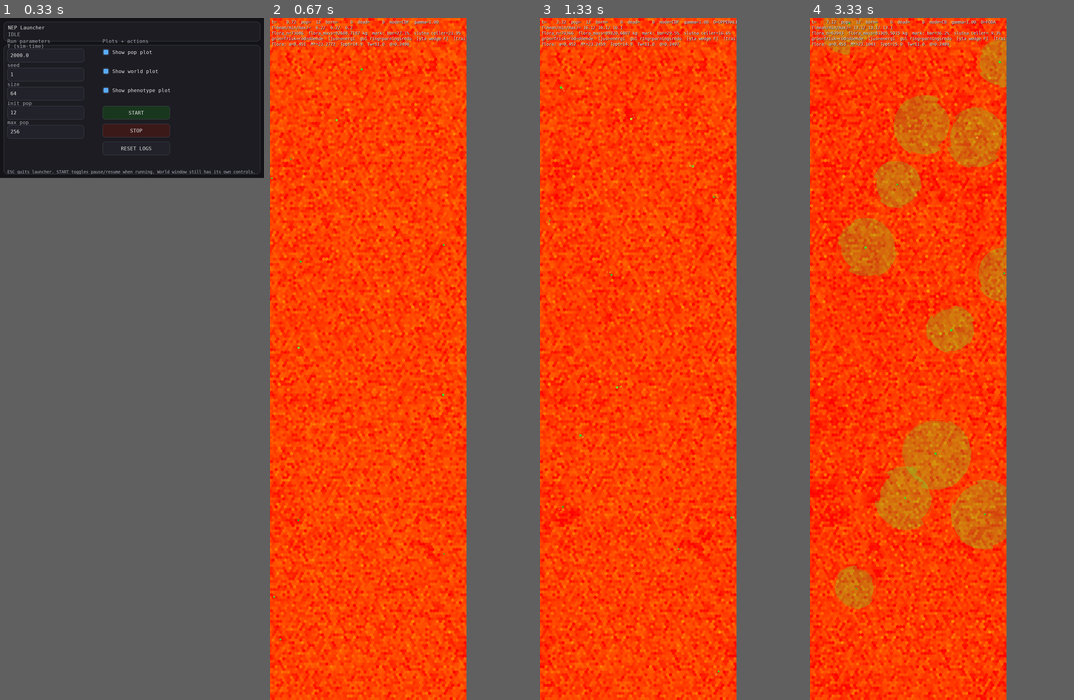
Above: before the commit, frames 1-4 (left to right).
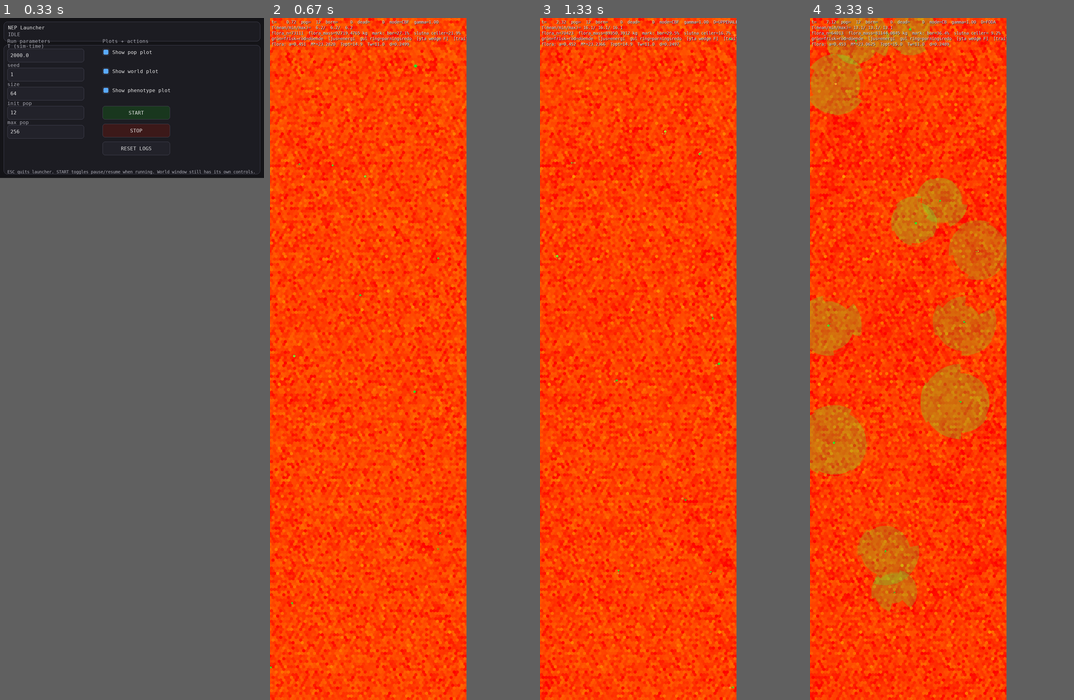
Above: after the commit, the same moments.

Repository: JoakimStorck/nep-process
Game: pygame game, started from nep_gui_launcher.py
The game is run twice, just before and just after one commit, with the same random seed, the same clock (stepped at 60 frames per second) and the same inputs.
Inputs (mouse positions are in pixels of both pictures, inside the frame that each line leads up to):
- Up to frame 1 (0.33 s): no input
- Up to frame 2 (0.67 s): click "START" at 0.38 s
- Up to frame 3 (1.33 s): hold D 0.67-1.13 s; move the mouse to (685, 461) at 0.7 s; hold W from 1.17 s (still down); move the mouse to (566, 372) at 1.2 s; tap Space at 1.23 s
- Up to frame 4 (3.33 s): release W at 1.47 s; hold D 1.5-1.97 s; move the mouse to (960, 365) at 1.53 s; tap Space at 1.57, 1.87, 2.07, 2.37, 2.63, 2.93, 3.07 s; hold A 2-2.53 s; move the mouse to (981, 536) at 2.03 s; tap 1 at 2.15 s; hold A 2.57-2.97 s; move the mouse to (894, 536) at 2.6 s; hold W from 3 s (still down); move the mouse to (902, 604) at 3.03 s

Frame 1 is identical in both runs. In frame 2, 1.0% of the frame differs, in the area x 0-75%, y 0-100%; in frame 3, 4.4%; in frame 4, 34%.

Commit message:
0172: betesytan blir bansträcka gånger kroppens räckvidd
0171 satte betesgrannskapet till en cellradie. Det mätte bäst men var fortfarande
ett cellantal, alltså ett tal utan enhet som måste sättas om vid varje geometri-
eller kadensändring. Här får det en enhet.

Bansträcka och nettoförflyttning är olika storheter. Ett betesdjur går ett par
kilometer på ett dygn och hamnar några hundra meter bort. Modellen känner bara
förflyttningen: `path_len` summerar per-tick-steg, så rakheten inom ett tick är
1,0 per konstruktion medan den uppmätta över ett liv är 0,069. Allt som skalar
med sträcka var därför underprissatt — betesytan, mötesfrekvensen,
rörelsearbetet — och allt som skalar med förflyttning var rätt. Det är därför
felet kunnat sitta osynligt: halva modellen är korrekt.

Betesytan blir en kapsel:

    A = 2 · r · L  +  π · r²
    r = graze_reach_k · body_depth(M, struktur)    kroppsskalad, 40 cm vid 1,2 kg
    L = forage_path_rate · dt                      868 m per tick = 1,4 km/dygn

och tillgången blir täthet gånger yta i stället för en summa över en cellmängd.
Grannskapet finns kvar men bara som fönstret tätheten skattas ur.

`forage_path_rate` är valt så att A blir 7,0 cellareor för den uppmätta
medianmassan 1,2 kg, alltså 0171:s regim. Uppmätt i liten6, 400 tick, tre frön:
37, 42, 37 mot 40, 40, 40, med massa per individ 1,17, 1,17, 1,37 mot 1,30, 1,26,
1,29. Neutralt inom vad tre frön upplöser, marginellt på den låga sidan.

Det som vunnits är inte beteende utan att ytan följer av `dt`: ett dygnstick ger
1,64 gånger längre bana och därmed 1,64 gånger ytan, utan att någon konstant
sätts om. Dessutom en allometrisk axel som saknats — ytan växer som M^⅓ medan
behovet växer som M^¾, vilket är varför stora betare behöver större hemområden.

Rörelsearbetet fick inte samma behandling, och det är patchens viktigaste fynd.
`E_move = dt · F_prop · speed / η` är förflyttningens arbete, och det är uppmätt
redan 10,9 procent av underhållet vid 0,476 cellbredders förflyttning per tick.
Skalat med bansträckans faktor 154 blir det tiodubbla hela budgeten.

Formen är alltså fel men storleken ligger rätt: fem till tjugofem procent på
rörelse är vad ett aktivt födosökande djur lägger. Rätt storlek, fel form.
Kommentaren om vadandet tio rader längre ner säger redan exakt detta, men bara
om korrektionstermen och inte om grundtermen. Att rätta formen kräver att
dragets konstanter prövas mot en verklig transportkostnad — en tvåkilos kropp
som går fem meter borde kosta omkring 60 J och kostar 34 450. Det står som öppen
post.

Diff:
--- a/agent.py
+++ b/agent.py
@@ -450,37 +450,65 @@
     graze_handle_h: float = 0.0111   # månader per kg
     graze_search_a: float = 4.5      # 1 / (h · B_halv)
 
-    # Betesgrannskapets radie i celler: hur långt **ut** organismen når för att
-    # beta, inte hur långt den går. Ett betande djur sträcker sig efter födan;
-    # det äter inte bara det det trampar på.
-    #
-    # Radien var `ceil(fart · dt)`, alltså härledd ur vägen. 0170 tog det
-    # steget fullt ut och lät betningen följa banan — en till två celler mot
-    # skivans sju. Det såg mer korrekt ut och var det inte. Mätt över tre frön:
-    #
-    #     variant                        bestånd      massa per individ
-    #     skiva, radie ceil(fart·dt)     41 39 38     1,24 1,39 1,33
-    #     vägen (0170)                   37 37 38     1,05 1,07 1,24
-    #     svept yta ur beteräckvidd      28 37 38     0,94 1,01 1,14
-    #     skiva, radie 1 (detta)         40 40 40     1,30 1,26 1,29
-    #
-    # Två hypoteser prövades och föll. Att höja `graze_search_a` sexfaldigt —
-    # så att halvmättnaden hamnade rätt i vägens geometri — gav **ingen**
-    # ändring i kondition: Hollings tak var inte det bindande. Och att räkna
-    # tillgången som täthet gånger svept kapselyta gjorde det sämre, eftersom
-    # tätheten då vägs mot den egna cellen, som är den mest utarmade av alla.
-    #
-    # Det skivan bar var alltså inte en tidsräckvidd utan en **rumslig**: den
-    # mindre utarmade grannringen. Uppmätt ligger den egna cellen på 0,54 av
-    # landets median och ringen på 0,63 — organismen betar ner sig själv och
-    # lever på det den når utanför. Tas ringen bort finns ingen marginal kvar.
-    #
-    # Radien är därför en egen storhet och inte en följd av farten. Att den är
-    # ett heltal i celler är en approximation som hör ihop med att `Grid` inte
-    # exponerar delceller; den fysiska räckvidden för en tvåkilos kropp är långt
-    # under en cellbredd, och att den ändå måste vara en hel cell är
-    # rörelsedeficitet uttryckt i födobudgeten. Se `docs/varldens-skala.md`.
+    # Betesgrannskapets radie i celler: fönstret som **tätheten** skattas ur.
+    # Den säger var organismen är, inte hur mycket den hinner beta av — det
+    # senare är den svepta ytan nedan. Radie 1 mätte bäst i 0171 och är
+    # oförändrad.
     graze_reach_cells: int = 1
+
+    # Beteräckvidden som andel av kroppens linjära skala, `phenotype.body_depth`.
+    # Fyra kroppslängder ger 48 cm för en tvåkilos kropp — så långt den sträcker
+    # sig ut från sin ståplats för att nypa av.
+    #
+    # Dimensionslös och kroppsskalad av samma skäl som djupmåttet i 7023: ett
+    # större djur når längre, och det ska följa av massan i stället för av ett
+    # tal. Det ger också en allometrisk axel som saknats — betesytan växer som
+    # `M^⅓` medan behovet växer som `M^¾`, vilket är varför stora betare behöver
+    # större hemområden.
+    graze_reach_k: float = 4.0
+
+    # **Bansträckan under födosök**, i längdenheter per månad.
+    #
+    # Det här är den storhet 0170 saknade och som hela den utredningen ledde
+    # fram till. Bansträcka och nettoförflyttning är olika saker: ett betesdjur
+    # går ett par kilometer på ett dygn och hamnar några hundra meter bort.
+    # Modellen känner bara förflyttningen — `path_len` summerar per-tick-steg,
+    # så rakheten inom ett tick är 1,0 per konstruktion medan den uppmätta över
+    # ett liv är 0,069.
+    #
+    # Allt som skalar med **sträcka** var därför underprissatt: betesytan,
+    # mötesfrekvensen, och rörelsearbetet. Allt som skalar med **förflyttning**
+    # var rätt: positionen, hemområdet, spridningen. Det är därför felet kunnat
+    # sitta osynligt — halva modellen är korrekt.
+    #
+    # 4 340 längdenheter per månad är 868 m per tick, alltså **1,4 km per
+    # dygn** — mitt i vad ett litet betesdjur faktiskt går. Talet är valt så att
+    # den svepta ytan blir 7,0 cellareor för den **uppmätta medianmassan
+    # 1,2 kg**, och därmed reproducerar 0171:s regim; det som ändras är att ytan
+    # nu **följer av `dt`** i stället för att vara ett cellantal. Vid ett
+    # dygnstick växer den av sig själv.
+    #
+    # Att kalibrera mot 1,2 kg och inte mot startmassan 2,0 kg är avsiktligt:
+    # ytan är kroppsskalad, så det är den massa populationen faktiskt bär som
+    # avgör om regimen bevaras. Mot 2,0 kg blev ytan 5,9 för medianindividen.
+    #
+    # Den implicerade rakheten blir 0,0055, alltså en riktningspersistens på
+    # knappt en sekund under betandet. Det är en rimlig storhet för ett djur som
+    # tar ett tugg och flyttar nosen. Notera att `direction_tau` är 1,5–15
+    # *månader* — det är färdregimens persistens mellan tick och en helt annan
+    # sak. Två persistenstider på två skalor: vart man går väljs sällan, vart
+    # man sätter nosen ofta.
+    #
+    # **Rörelsearbetet får inte samma behandling, och det är avsiktligt.**
+    # Uppmätt är `E_move` redan 10,9 % av underhållet vid en förflyttning på
+    # 0,476 cellbredder per tick. Skalat med bansträckans faktor 154 skulle det
+    # bli tiodubbla hela budgeten. Formen är alltså fel — `dt · F_prop · speed`
+    # är förflyttningens arbete — men storleken ligger rätt för ett aktivt
+    # födosökande djur, som lägger fem till tjugofem procent av sin budget på
+    # rörelse. Rätt storlek, fel form. Att rätta formen kräver att dragets
+    # konstanter prövas mot en verklig transportkostnad, och det är ett eget
+    # arbete. Se `docs/tidens-skalor.md`.
+    forage_path_rate: float = 4340.0
 
     wear_a0: float = 0.12
     wear_aE: float = 0.0
@@ -3747,6 +3775,31 @@
         )
 
 
+    def _svept_yta(self, dt: float) -> float:
+        """
+        Ytan organismen betar av under ett tick, i cellareor.
+
+        En kapsel: bansträckan svept med beteräckvidden, plus halvcirkeln kring
+        ståplatsen.
+
+            A = 2 · r · L  +  π · r²
+
+        `L` är **bansträckan** och inte förflyttningen — se
+        `AgentParams.forage_path_rate` för varför de skiljer sig med två
+        tiopotenser. Ett stillastående djur får `π r²`, alltså vad det når utan
+        att flytta sig.
+
+        Det gör ytan till en storhet med enhet i stället för ett antal celler
+        som geometrin råkar lämna över, och det är den storheten
+        `graze_search_a` ska vara kalibrerad mot. Framför allt: den **följer av
+        `dt`**. Ett dygnstick ger en 1,6 gånger längre bana och därmed 1,6
+        gånger ytan, utan att någon konstant behöver sättas om.
+        """
+        r = float(self.AP.graze_reach_k) * body_depth(
+            float(self.body.M), float(getattr(self.pheno, "structure", 0.25)))
+        L = max(0.0, float(self.AP.forage_path_rate) * float(dt))
+        return 2.0 * r * L + math.pi * r * r
+
     def _perform_feeding(
         self,
         world: World,
@@ -3776,6 +3829,7 @@
             amount=want_kg,
             diet=diet,
             reach=int(self.AP.graze_reach_cells),
+            svept=self._svept_yta(dt),
         )
 
         herb_eff, scav_eff = diet_efficiency(diet)
--- a/population.py
+++ b/population.py
@@ -1885,7 +1885,8 @@
 
 
     def _consume_flora_from_store(self, x: float, y: float, amount: float,
-                                  max_radius: int = 1) -> tuple[float, float]:
+                                  max_radius: int = 1,
+                                  svept: float = 0.0) -> tuple[float, float]:
         """
         Konsumera växtmassa från diskret flora i OrganismStore via gemensamt spatialindex.
 
@@ -1919,7 +1920,24 @@
         # nedan.
         cells = np.asarray(ordered_cells, dtype=np.int64)
         cell_avail = self.store.flora_cell_mass[cells]
-        B = float(cell_avail.sum())
+
+        # **Tillgången är täthet gånger svept yta.**
+        #
+        # Summan över en cellmängd hängde på hur många celler geometrin råkade
+        # lämna över, och `graze_search_a` var kalibrerad mot det antalet —
+        # kommentaren där namnger sjucellsskivans "omkring 76 kg" i klartext.
+        # När 0170 bytte skivan mot vägen föll antalet till 1,5 och beståndet
+        # med det. Ett tak som flyttar sig när geometrin ändras är inte en
+        # funktionell respons.
+        #
+        # Nu skattas **tätheten** ur grannskapet och **mängden** ur den yta
+        # organismen hinner svepa. Vid dagens fart ger det 7,0 cellareor, alltså
+        # samma tal som 0171 — men det talet följer nu av `dt` och av kroppens
+        # räckvidd i stället för av ett cellantal.
+        if svept > 0.0 and cell_avail.size:
+            B = float(cell_avail.mean()) * float(svept)
+        else:
+            B = float(cell_avail.sum())
         if B > 0.0:
             AP = self.AP
             a_s = float(AP.graze_search_a)
@@ -2900,7 +2918,8 @@
         return out
 
     def consume_food(self, x: float, y: float, amount: float,
-                     diet: float = 0.5, reach: int = 1) -> tuple[float, float, float, float]:
+                     diet: float = 0.5, reach: int = 1,
+                     svept: float = 0.0) -> tuple[float, float, float, float]:
         """
         Konsumera upp till `amount` kg, från det mest värdefulla först.
 
@@ -2921,10 +2940,10 @@
         `diet` är alltså bara en avvägning mellan verkningsgrader, inte
         dessutom en smakriktning.
 
-        `reach` är betesgrannskapets radie i celler: organismens **rumsliga
-        räckvidd**, inte dess väg. Se `AgentParams.graze_reach_cells` för varför
-        det är en radie och inte en bana — 0170 prövade banan och 0171 tog
-        tillbaka den, mätt.
+        `reach` är fönstret **tätheten** skattas ur; `svept` är den yta
+        organismen hinner beta av under ticket. De två är olika storheter och
+        det är hela poängen: var den är, mot hur mycket mark den hinner möta.
+        Se `Agent._svept_yta` och `AgentParams.forage_path_rate`.
 
         Uppdelningen levande/detritus finns kvar därför att den är verklig i
         anskaffningen: levande vävnad tillhör en organism som växer tillbaka
@@ -2970,7 +2989,8 @@
             nonlocal got_l, e_l
             if want <= 0.0:
                 return 0.0
-            g, e = self._consume_flora_from_store(x, y, want, max_radius=int(reach))
+            g, e = self._consume_flora_from_store(x, y, want, max_radius=int(reach),
+                                                  svept=float(svept))
             got_l += g
             e_l += e
             return float(g)
--- a/world.py
+++ b/world.py
@@ -1692,19 +1692,21 @@
 
     def consume_food(self, x: float, y: float, amount: float,
                      diet: float = 0.5,
-                     reach: int = 1) -> Tuple[float, float, float, float]:
+                     reach: int = 1,
+                     svept: float = 0.0) -> Tuple[float, float, float, float]:
         """
         Reservkonsumtion i World: bara detritus. Levande föda hanteras av
         Population via consume_food_hook.
 
-        `reach` är betesgrannskapets radie i celler; se
-        `AgentParams.graze_reach_cells`.
+        `reach` är betesgrannskapets radie i celler — fönstret tätheten skattas
+        ur. `svept` är den yta organismen hinner beta av under ticket, i
+        cellareor; se `Agent._svept_yta`.
 
         Returnerar (kg_levande, kg_detritus, energi_levande_J, energi_detritus_J).
         """
         hook = getattr(self, "consume_food_hook", None)
         if hook is not None:
-            return hook(x, y, amount, diet, reach)
+            return hook(x, y, amount, diet, reach, svept)
 
         amt = float(amount)
         if not math.isfinite(amt) or amt <= 0.0:
Not shown, changed: TODO.md
